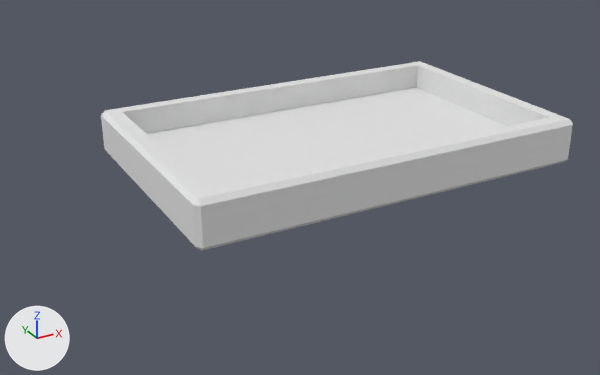
What one commit did to the Blender file Assets/Models/MiningBorder.blend.
Camera for both pictures: a 50 mm camera at (-11.25, -18.52, 8.06) aimed at (-1.23, -0.32, -1.04). Lighting does not change. The marker at lower left points along +X, +Y and +Z.

In view in the first picture: 'GridHolder'.
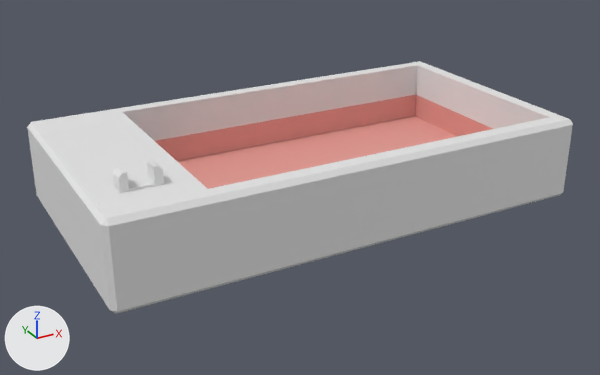
What differs and where, as boxes [x1, y1, x2, y2] in the pictures (600 x 375 px):
'GridHolder', reshaped (16% wider, 33% taller)
    before: [101, 61, 573, 251]
    after: [27, 61, 573, 314]
'GridToolSlot', added
    after: [113, 160, 164, 193]
part 1 of me_cube_005, built on
    before: [101, 65, 568, 251]
    after: [27, 65, 568, 314]
part 2 of me_cube_005, recoloured
    before: [147, 87, 505, 189]
    after: [177, 116, 458, 189]

Patch to the scene script:
```diff
--- a/Assets/Models/MiningBorder.blend.py
+++ b/Assets/Models/MiningBorder.blend.py
@@ mat_material_001 @@
+mat_material_001 = principled_material('Material.001')
+mat_material_001.base_color = (0.8, 0.338, 0.299)  # pink #e79d95
@@ mat_material @@
+mat_material = principled_material('Material')
+mat_material.base_color = (0.8, 0.8, 0.8)  # white #e7e7e7
@@ me_cube_005 @@
 # used by ob_gridholder; location = (0.0, 0.0, 0.0)
-me_cube_005.from_pydata(...)  # 84 vertices, 86 faces; spans x -5.5..5.5, y -3.5..3.5, z -0.5..0.75
+me_cube_005.from_pydata(...)  # 88 vertices, 90 faces; spans x -7.5..5.5, y -3.5..3.5, z -1.5..0.75
+# me_cube_005 part 1
+# 4 faces are deleted
+# 36 vertices in x -5.0..5.5, y -3.5..3.5, z -0.5..0.0 move by (0.0, 0.0, -1.0)
+# 16 vertices in x -5.5..-5.38, y -3.5..3.5, z -0.5..0.0 move by (-2.0, 0.0, -1.0)
+# 10 vertices in x -5.5..-5.38, y -3.5..3.5, z 0.62..0.75 move by (-2.0, 0.0, 0.0)
+# 4 vertices are added at (-5.0, -3.0, -0.25), (5.0, -3.0, -0.25), (5.0, 3.0, -0.25), (-5.0, 3.0, -0.25)
+# 4 new faces join them, mat_material (white #e7e7e7)
+# 4 new faces join them, mat_material_001 (pink #e79d95)
+# me_cube_005 part 2: 1 face spanning x -5.0..5.0, y -3.0..3.0, z -1.0 switches from no material to mat_material_001 (pink #e79d95)
+me_cube_005.materials.append(mat_material)  # white #e7e7e7
+me_cube_005.materials.append(mat_material_001)  # pink #e79d95
@@ me_cube @@
+me_cube.from_pydata(...)  # 44 vertices, 44 faces; spans x -0.5..0.5, y -0.227..0.273, z -0.191..0.259
@@ ob_gridtoolslot @@
+ob_gridtoolslot = bpy.data.objects.new('GridToolSlot', me_cube)
+ob_gridtoolslot.location = (-6.25, -2.07, 0.94)
```
